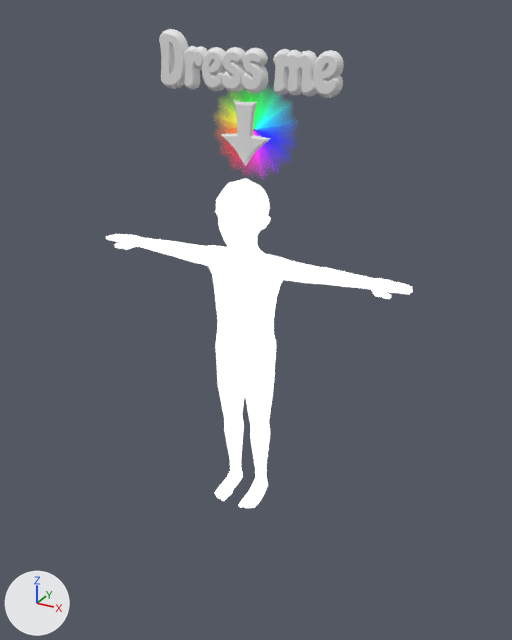
Before and after pictures for a commit that changed the Blender file assets/blends/podium.blend.
Both versions are drawn from a camera (50 mm lens) standing at (1.78, -3.13, 2.7) and looking at (0.16, -0.18, 1.22). The lights are fixed; the arrows at lower left show +X, +Y and +Z. The older version comes first.

The older version as bpy lines, for what is in view:
```python
me_cube = bpy.data.meshes.new('Cube')
me_cube.from_pydata(...)  # 33 vertices, 22 faces; spans x -1.2..0.0, y -0.84..0.84, z -1.51..1.13
me_cube.polygons.foreach_set('use_smooth', [True] * 22)
# faces by material slot: [2, 20]
me_cube.materials.append(mat_neon_0_002)
me_cube.materials.append(mat_marblepure)
me_cylinder_014 = bpy.data.meshes.new('Cylinder.014')
me_cylinder_014.from_pydata(...)  # 64 vertices, 32 faces; spans x -0.47..0.47, y 0.0, z -0.47..0.47
me_cylinder_014.polygons.foreach_set('use_smooth', [True] * 32)
me_cylinder_014.materials.append(mat_colorwheelfade)
me_text_001 = bpy.data.meshes.new('Text.001')
me_text_001.from_pydata(...)  # 749 vertices, 367 faces; spans x -1.32..1.31, y -0.08..0.67, z -0.06..0.05
# faces by material slot: [10, 357]
me_text_001.materials.append(mat_neon_0_002)
me_text_001.materials.append(mat_marblepure)
ob_btn_left_001 = bpy.data.objects.new('btn.Left.001', me_cylinder_014)
ob_btn_left_001.location = (0.0, 0.094, 2.137)
ob_btn_left_001.scale = (0.738, 0.738, 0.738)
ob_dressthis_arrow = bpy.data.objects.new('dressThis.arrow', me_cube)
ob_dressthis_arrow.location = (0.0, 0.0, 2.15)
ob_dressthis_arrow.scale = (0.12, 0.024, 0.12)
_m = ob_dressthis_arrow.modifiers.new('Hops_Mirror', 'MIRROR')
_m.use_bisect_axis = (True, False, False)
_m.use_bisect_flip_axis = (True, False, False)
_m.use_clip = True
ob_text_005 = bpy.data.objects.new('Text.005', me_text_001)
ob_text_005.location = (0.0, 0.0, 2.35)
ob_text_005.rotation_euler = (1.571, 0.0, 0.0)  # degrees (90, 0, 0)
ob_text_005.scale = (0.382, 0.382, 0.382)
# also in view: 'scale-person' at (0.0, -0.03, 0.96)
```
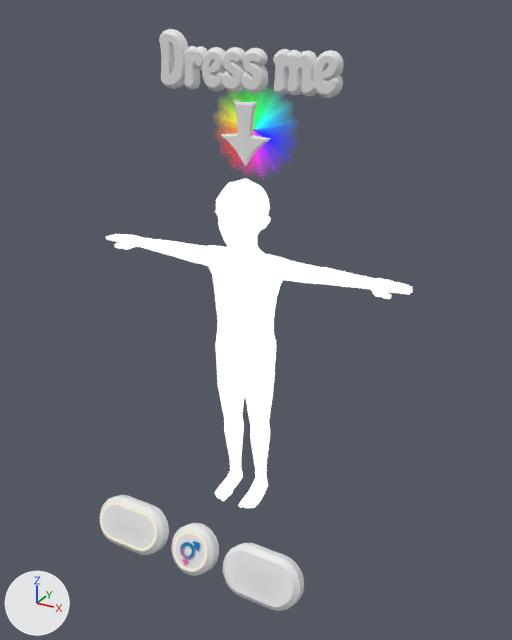
Changed parts and their boxes (x1, y1, x2, y2) in the pictures (512 x 640 px):
'btn.Copy', added: after (223, 543, 304, 611)
    faces in mat_marblepure: (223, 543, 304, 611)
    faces in mat_neon_0_002: (225, 551, 293, 607)
'btn.Rest', added: after (99, 495, 169, 555)
    faces in mat_marblepure: (99, 495, 169, 555)
    faces in mat_neon_0_25: (100, 502, 157, 551)
'btn.Copy.001', added: after (171, 523, 219, 576)
    faces in mat_marblepure: (171, 523, 219, 576)
    faces in mat_neon_0_25: (173, 531, 207, 572)
'Text.003', added: after (235, 557, 283, 599)
'Text.001', added: after (110, 510, 146, 540)
'mars-and-venus.svg', added: after (180, 541, 200, 566)

Edits to the bpy script that builds the scene:
```text
Add img_avatarwearables_tx_png:
    img_avatarwearables_tx_png = load_image('AvatarWearables_TX.png', '../tex/AvatarWearables_TX.png', 512, 512, 'sRGB')
Add mat_neon_0_25:
    mat_neon_0_25 = bpy.data.materials.new('Neon-0.25')
    mat_neon_0_25.use_nodes = True; mat_neon_0_25.node_tree.nodes.clear()
    _N = mat_neon_0_25.node_tree.nodes; _L = mat_neon_0_25.node_tree.links
    n0 = _N.new('ShaderNodeBsdfPrincipled'); n0.name = 'Principled BSDF'
    n0.inputs[28].default_value = 0.25  # 'Emission Strength'
    n1 = _N.new('ShaderNodeOutputMaterial'); n1.name = 'Material Output'
    n2 = _N.new('ShaderNodeRGB'); n2.name = 'RGB'
    n2.outputs[0].default_value = (0.801, 0.748, 0.602, 1.0)  # 'Color', pale yellow #e7e0cc
    _L.new(n0.outputs[0], n1.inputs[0])  # 'BSDF' to 'Surface'
    _L.new(n2.outputs[0], n0.inputs[0])  # 'Color' to 'Base Color'
    _L.new(n2.outputs[0], n0.inputs[27])  # 'Color' to 'Emission Color'
Add mat_piratespack_tx_emissive:
    mat_piratespack_tx_emissive = bpy.data.materials.new('PiratesPack_TX_Emissive')
    # uses the picture img_avatarwearables_tx_png
Add ob_mars_and_venus_svg:
    ob_mars_and_venus_svg = bpy.data.objects.new('mars-and-venus.svg', me_mars_and_venus_svg.copy())  # the mesh of ob_mars_and_venus_svg
    ob_mars_and_venus_svg.parent = ob_btn_copy_001
    ob_mars_and_venus_svg.matrix_parent_inverse = Matrix(((1.667, 0.0, 0.0, 0.0), (0.0, 1.511, -0.704, 0.0), (0.0, 0.704, 1.511, 0.0), (0.0, 0.0, 0.0, 1.0)))
    ob_mars_and_venus_svg.location = (-0.0111, -0.64, -0.00534)
    ob_mars_and_venus_svg.rotation_euler = (-0.436, 0.0, 0.0)  # degrees (-25, 0, 0)
    ob_mars_and_venus_svg.scale = (0.109, 0.109, 0.109)
Add ob_btn_copy_001:
    ob_btn_copy_001 = bpy.data.objects.new('btn.Copy.001', me_cylinder_006.copy())  # the mesh of ob_btn_copy_001
    ob_btn_copy_001.location = (0.0, 0.0, 0.0)
    ob_btn_copy_001.rotation_euler = (-0.436, 0.0, 0.0)  # degrees (-25, 0, 0)
    ob_btn_copy_001.scale = (0.6, 0.6, 0.6)
Add ob_text_003:
    ob_text_003 = bpy.data.objects.new('Text.003', me_text_003.copy())  # the mesh of ob_text_003
    ob_text_003.parent = ob_btn_copy
    ob_text_003.matrix_parent_inverse = Matrix(((1.667, 0.0, 0.0, 0.0), (0.0, 1.511, -0.704, 0.0), (0.0, 0.704, 1.511, 0.0), (0.0, 0.0, 0.0, 1.0)))
    ob_text_003.location = (0.423, -0.64, -0.00894)
    ob_text_003.rotation_euler = (1.134, 0.0, 0.0)  # degrees (65, 0, 0)
    ob_text_003.scale = (0.114, 0.114, 0.114)
Add ob_btn_copy:
    ob_btn_copy = bpy.data.objects.new('btn.Copy', me_cylinder_003.copy())  # the mesh of ob_btn_copy
    ob_btn_copy.location = (0.0, 0.0, 0.0)
    ob_btn_copy.rotation_euler = (-0.436, 0.0, 0.0)  # degrees (-25, 0, 0)
    ob_btn_copy.scale = (0.6, 0.6, 0.6)
Add ob_text_001:
    ob_text_001 = bpy.data.objects.new('Text.001', me_text_004.copy())  # the mesh of ob_text_001
    ob_text_001.parent = ob_btn_rest
    ob_text_001.matrix_parent_inverse = Matrix(((1.667, 0.0, 0.0, 0.0), (0.0, 1.511, -0.704, 0.0), (0.0, 0.704, 1.511, 0.0), (0.0, 0.0, 0.0, 1.0)))
    ob_text_001.location = (-0.423, -0.639, -0.00666)
    ob_text_001.rotation_euler = (1.134, 0.0, 0.0)  # degrees (65, 0, 0)
    ob_text_001.scale = (0.176, 0.176, 0.176)
Add ob_btn_rest:
    ob_btn_rest = bpy.data.objects.new('btn.Rest', me_cylinder_002.copy())  # the mesh of ob_btn_rest
    ob_btn_rest.location = (0.0, 0.0, 0.0)
    ob_btn_rest.rotation_euler = (-0.436, 0.0, 0.0)  # degrees (-25, 0, 0)
    ob_btn_rest.scale = (0.6, 0.6, 0.6)
```
